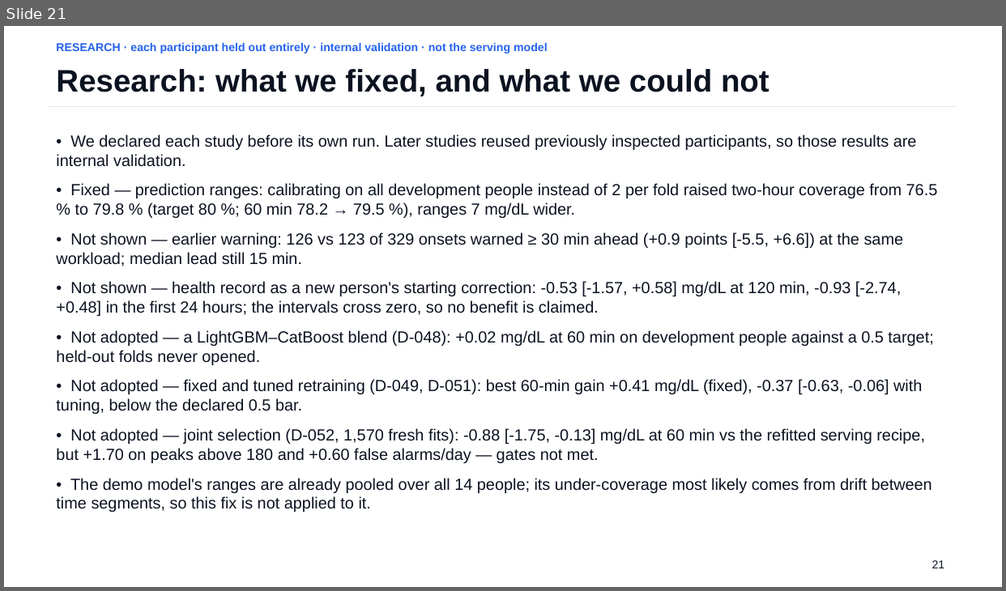
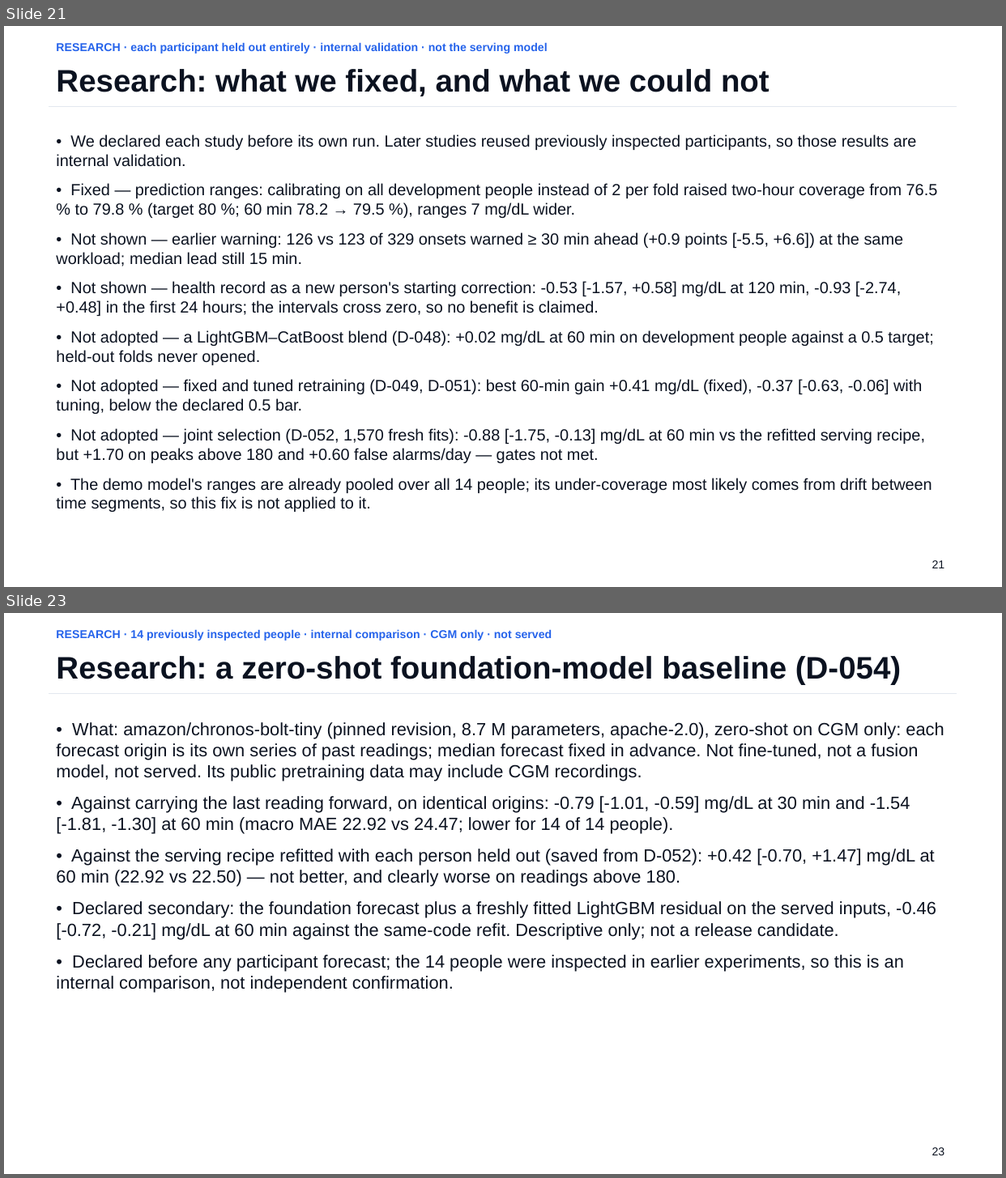
Before and after one commit to Avi36005/DigitalTwin-Challenge-Kryptonite, a slide deck: docs/submission/GlucoTwin_Presentation.pptx. Shown one above the other, each under a label of ours: slide 21 before the commit, slides 21 and 23 after it; the slides between them are not shown. The pictures are 1006x591 and 1006x1178 pixels, drawn with LibreOffice and Linux fonts; fonts in the diff are those of the drawing. Boxes give left, top, right and bottom in pixels: in the first picture for what was removed or moved away, otherwise in the second. Text is boxed around its words. In the diff, an @@ line names an element or a change of style, - is before the commit and + after.

Commit message:
submission: deck reads D-054 from its saved summary; Shanghai rows name the cohort's second opening; D-053 stays pending

```diff
--- a/docs/submission/GlucoTwin_Presentation.pptx
+++ b/docs/submission/GlucoTwin_Presentation.pptx
@@ slide 23 added at (x1=4, y1=613, x2=1002, y2=1174), background #FFFFFF @@
@@ text added at (x1=56, y1=629, x2=552, y2=641), 11 pt, text #2563EB, bold @@
+RESEARCH · 14 previously inspected people · internal comparison · CGM only · not served
@@ text added at (x1=56, y1=656, x2=901, y2=685), 30 pt, text #0B1220, bold @@
+Research: a zero-shot foundation-model baseline (D-054)
@@ line added from (49, 694) to (957, 694), #E3E8EF 0.75 pt @@
@@ text added at (x1=56, y1=722, x2=944, y2=993), 17 pt, text #0B1220 @@
+• What: amazon/chronos-bolt-tiny (pinned revision, 8.7 M parameters, apache-2.0), zero-shot on CGM only: each forecast origin is its own series of past readings; median forecast fixed in advance. Not fine-tuned, not a fusion model, not served. Its public pretraining data may include CGM recordings.
+• Against carrying the last reading forward, on identical origins: -0.79 [-1.01, -0.59] mg/dL at 30 min and -1.54 [-1.81, -1.30] at 60 min (macro MAE 22.92 vs 24.47; lower for 14 of 14 people).
+• Against the serving recipe refitted with each person held out (saved from D-052): +0.42 [-0.70, +1.47] mg/dL at 60 min (22.92 vs 22.50) — not better, and clearly worse on readings above 180.
+• Declared secondary: the foundation forecast plus a freshly fitted LightGBM residual on the served inputs, -0.46 [-0.72, -0.21] mg/dL at 60 min against the same-code refit. Descriptive only; not a release candidate.
+• Declared before any participant forecast; the 14 people were inspected in earlier experiments, so this is an internal comparison, not independent confirmation.
@@ text added at (x1=932, y1=1148, x2=945, y2=1156), 11 pt, text #0B1220 @@
+23
```
Also in this commit, not shown: 7 slides changed, 3 other files.
